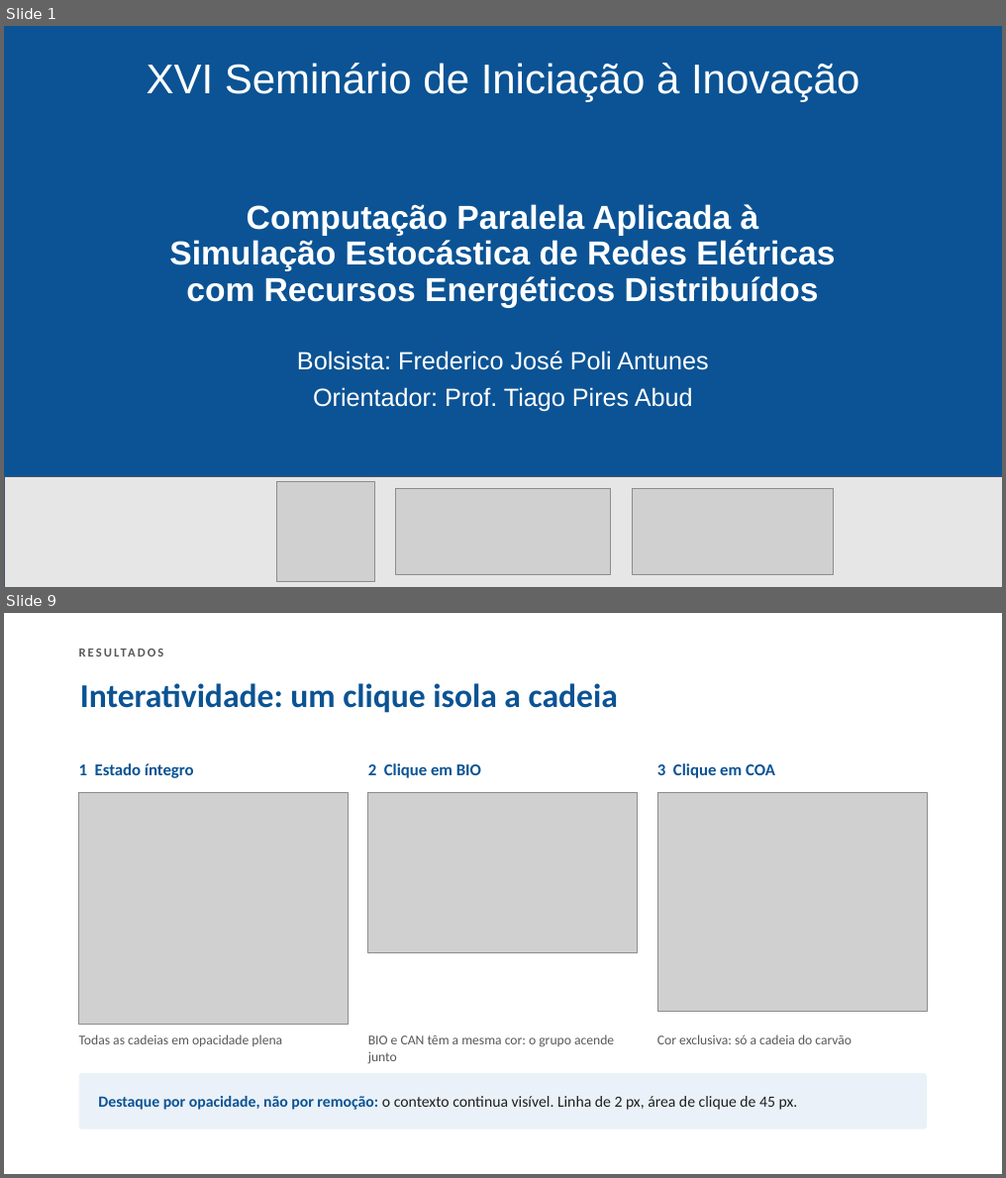
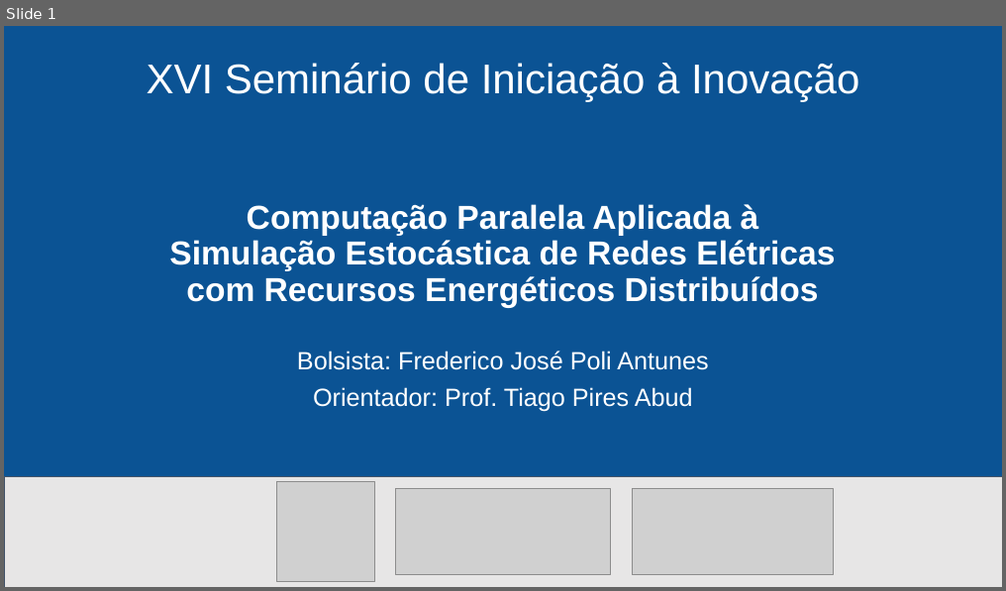
Before and after one commit to Freddieij/DDFE, a slide deck: Apresentacao/Apresentacao_XVI_Seminario_PIBITI.pptx. Shown one above the other, each under a label of ours: slides 1 and 9 before the commit, slide 1 after it; the slides between them are not shown. The pictures are 1006x1178 and 1006x591 pixels, drawn with LibreOffice and Linux fonts; fonts in the diff are those of the drawing; grey boxes stand for pictures. Boxes give left, top, right and bottom in pixels: in the first picture for what was removed or moved away, otherwise in the second. Text is boxed around its words. In the diff, an @@ line names an element or a change of style, - is before the commit and + after.

```diff
--- a/Apresentacao/Apresentacao_XVI_Seminario_PIBITI.pptx
+++ b/Apresentacao/Apresentacao_XVI_Seminario_PIBITI.pptx
@@ slide 9 removed at bbox=[4, 613, 1002, 1174], background #FFFFFF @@
@@ text removed at bbox=[79, 645, 528, 666] @@
-RESULTADOS
@@ title removed at bbox=[80, 683, 618, 713] @@
-Interatividade: um clique isola a cadeia
@@ text removed at bbox=[79, 763, 194, 778] @@
-1 Estado íntegro
@@ text removed at bbox=[368, 763, 481, 778] @@
-2 Clique em BIO
@@ text removed at bbox=[657, 763, 775, 778] @@
-3 Clique em COA
@@ picture removed at bbox=[79, 792, 349, 1025] @@
@@ picture removed at bbox=[368, 792, 638, 953] @@
@@ picture removed at bbox=[657, 792, 927, 1012] @@
@@ text removed at bbox=[79, 1035, 282, 1047] @@
-Todas as cadeias em opacidade plena
@@ text removed at bbox=[368, 1035, 614, 1064] @@
-BIO e CAN têm a mesma cor: o grupo acende junto
@@ text removed at bbox=[657, 1035, 851, 1045] @@
-Cor exclusiva: só a cadeia do carvão
@@ rounded rectangle removed at bbox=[79, 1073, 927, 1130] @@
-Destaque por opacidade, não por remoção: o contexto continua visível. Linha de 2 px, área de clique de 45 px.
```
Also in this commit, not shown: 8 slides changed, 3 slides added, 2 other slides removed, 2 other files.
